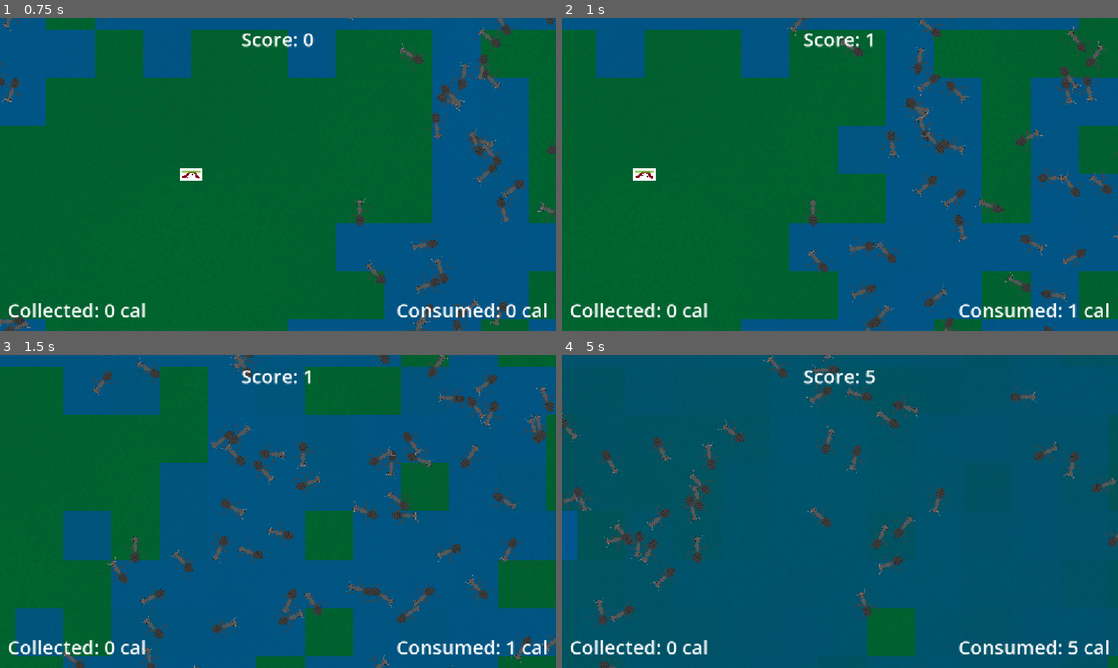
Above: before the commit, frames 1-4 (two rows, left to right).
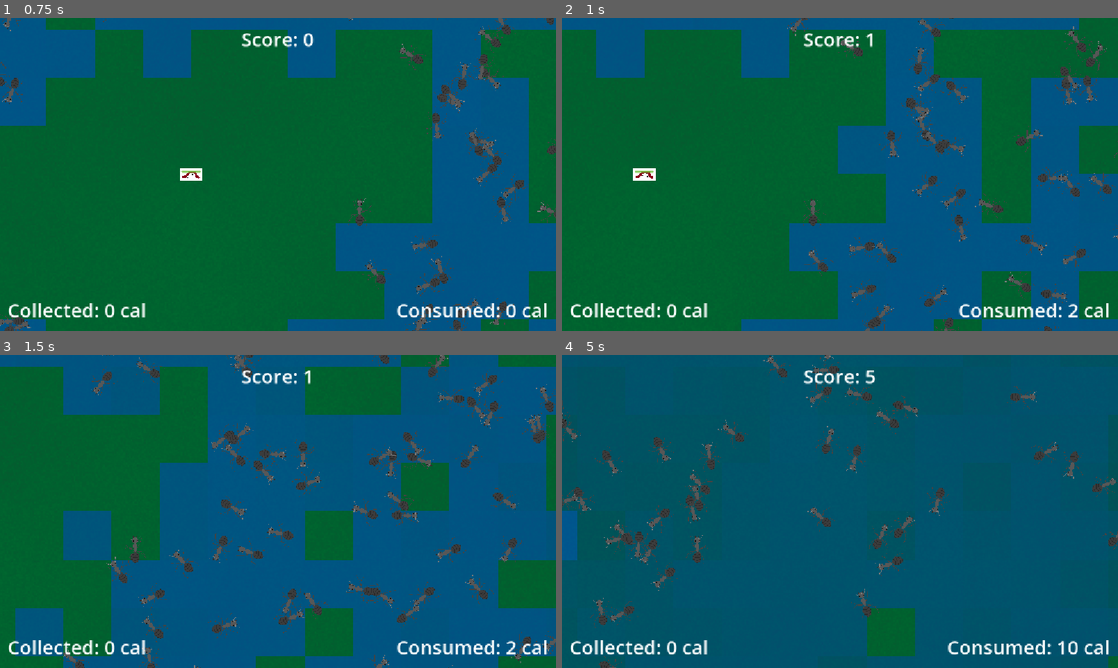
Above: after the commit, the same moments.

Repository: NetroScript/iFSRGameJam2026
Game: Godot game, scene res://scenes/levels/MainLevel.tscn
The game is run twice, just before and just after one commit, with the same random seed, the same clock (stepped at 60 frames per second) and the same inputs. This scene is started directly instead of the project's main scene.
Inputs (mouse positions are in pixels of both pictures, inside the frame that each line leads up to):
- Up to frame 1 (0.75 s): tap Enter at 0.5 s; move the mouse to (400, 158) at 0.52 s; hold Right (ui_right) from 0.53 s (still down); tap O at 0.6 s; click (400, 158) at 0.67 s
- Up to frame 2 (1 s): keep holding Right (ui_right)
- Up to frame 3 (1.5 s): release Right (ui_right) at 1.25 s; drag from (166, 527) to (472, 398) at 1.27 s
- Up to frame 4 (5 s): move the mouse to (895, 442) at 2.02 s; hold Right (ui_right) 2.03-2.75 s; tap O at 2.1, 3.6 s; click (895, 442) at 2.17 s; drag from (812, 574) to (890, 452) at 2.77 s; move the mouse to (1006, 558) at 3.52 s; hold Left (ui_left) 3.53-4.25 s; click (1006, 558) at 3.67 s; drag from (673, 464) to (962, 380) at 4.27 s

Frame 1 is identical in both runs. In frame 2, less than 0.1% of the frame differs, in the area x 16-93%, y 48-96%; in frame 3, less than 0.1%; in frame 4, 0.6%, in the area x 69-93%, y 91-96%.

Commit message:
score display now no longer blocks mouse input

Diff:
--- a/scenes/gui/Popups/score_display.tscn
+++ b/scenes/gui/Popups/score_display.tscn
@@ -9,6 +9,7 @@
 anchor_bottom = 1.0
 grow_horizontal = 2
 grow_vertical = 2
+mouse_filter = 2
 script = ExtResource("1_531ay")
 font_size = null
 
--- a/scenes/levels/MainLevel.tscn
+++ b/scenes/levels/MainLevel.tscn
@@ -51,6 +51,7 @@
 position = Vector2(349, 78)
 
 [node name="AntHill" parent="." unique_id=92062608 node_paths=PackedStringArray("world_level") instance=ExtResource("5_8gv0l")]
+drain_rate = 2.0
 world_level = NodePath("..")
 spawn_range = Vector2i(300, 500)
 spawn_distance_range = Vector2i(5, 15)
